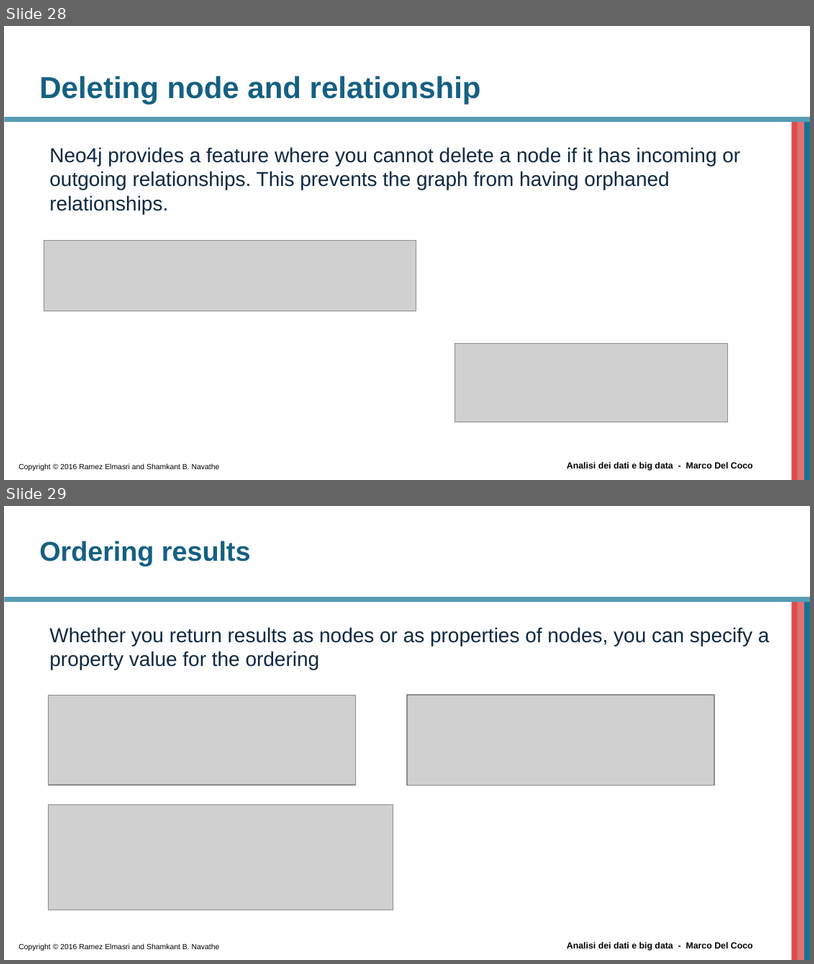
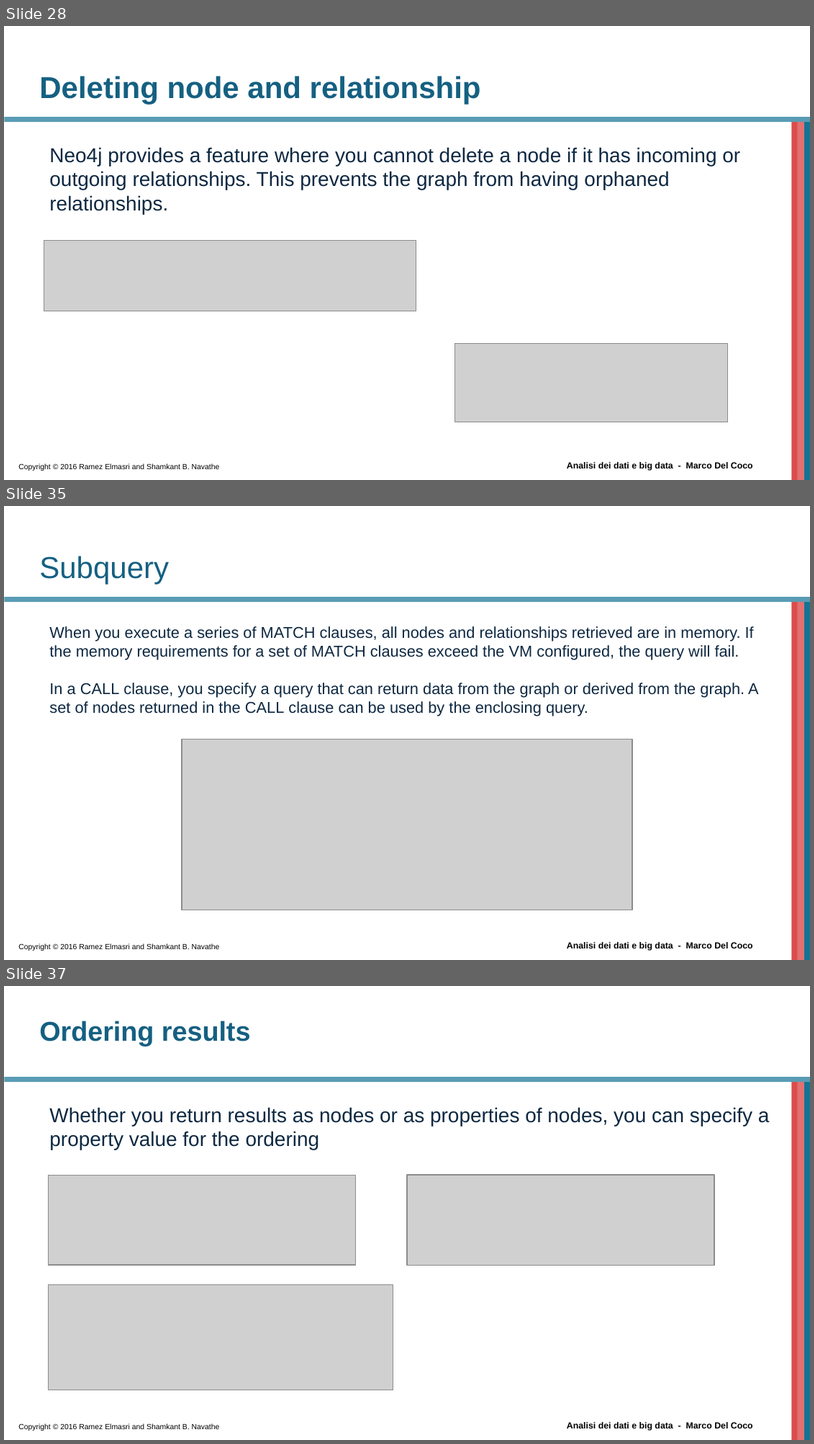
Before and after one commit to beppe2hd/AnalisiDati_BigData, a slide deck: materials/Introduction to Cypher.pptx. Shown one above the other, each under a label of ours: slides 28 and 29 before the commit, slides 28, 35 and 37 after it; the slides between them are not shown. The pictures are 814x964 and 814x1444 pixels, drawn with LibreOffice and Linux fonts; fonts in the diff are those of the drawing; grey boxes stand for pictures; background and template pictures are left out. Boxes give left, top, right and bottom in pixels: in the first picture for what was removed or moved away, otherwise in the second. Text is boxed around its words. In the diff, an @@ line names an element or a change of style, - is before the commit and + after.

```diff
--- a/materials/Introduction to Cypher.pptx
+++ b/materials/Introduction to Cypher.pptx
@@ slide 35 added at [4,506,810,960], background #FFFFFF; not listed: 6 template elements that a slide beside it also shows @@
@@ title added at [39,556,169,584], 27 pt, text #156082 @@
+Subquery
@@ text added at [49,626,759,716], 14 pt, text #0E2841 @@
+When you execute a series of MATCH clauses, all nodes and relationships retrieved are in memory. If the memory requirements for a set of MATCH clauses exceed the VM configured, the query will fail.
+In a CALL clause, you specify a query that can return data from the graph or derived from the graph. A set of nodes returned in the CALL clause can be used by the enclosing query.
@@ picture added at [181,739,632,910] @@
@@ what was slide 29 is now slide 37 @@
```
Also in this commit, not shown: 7 other slides added, 1 other file.
